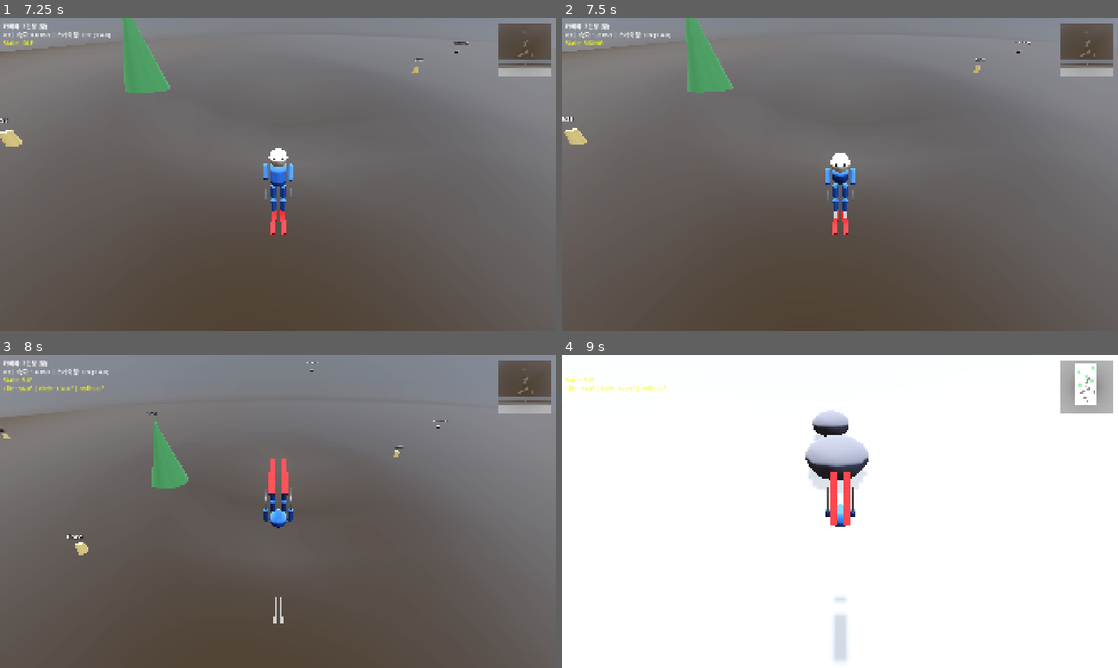
Above: before the commit, frames 1-4 (two rows, left to right).
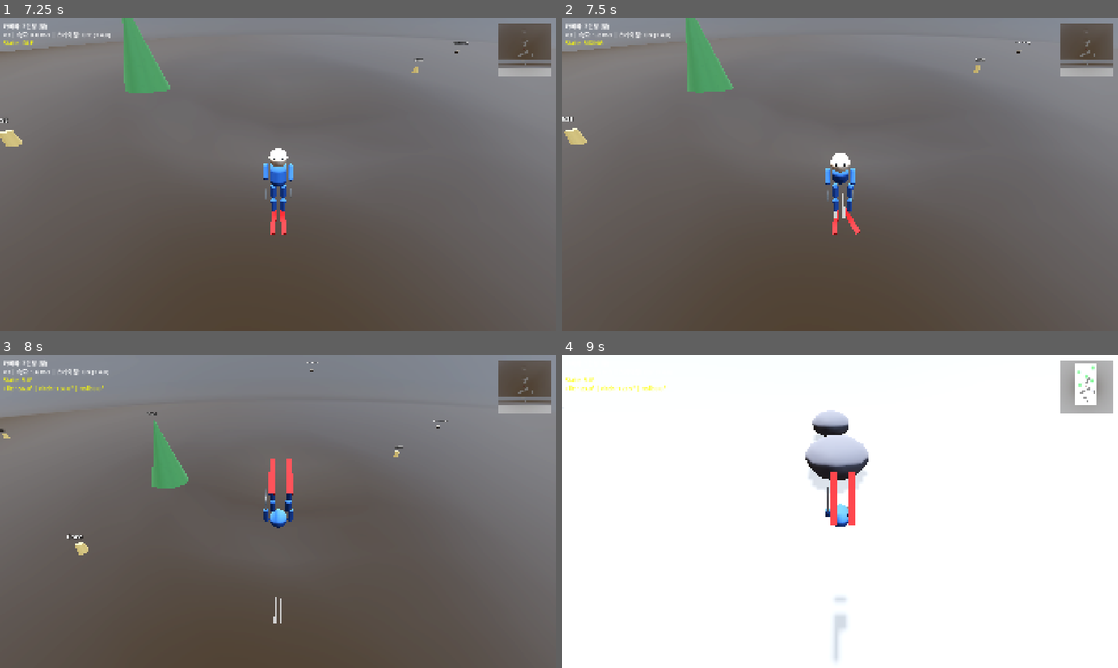
Above: after the commit, the same moments.

Repository: kimhanui/ski-boarder
Game: Godot game, scene res://scenes/ui/title_screen.tscn
Same seed, same stepped clock (60 frames per second), same inputs: the game is played once before the commit and once after it.
Inputs (mouse positions are in pixels of both pictures, inside the frame that each line leads up to):
- Up to frame 1 (7.25 s): click "게임 시작" at 0.5 s; move the mouse to (400, 158) at 1.27 s; hold D (move_right) 1.28-2 s; hold Shift (sprint) 1.28-2 s; click (400, 158) at 1.42 s; tap Space (jump) at 1.52, 4.52 s; drag from (166, 190) to (250, 237) at 2.02 s; move the mouse to (333, 105) at 2.77 s; hold D (move_right) 2.78-3.5 s; hold Tab (toggle_camera) 2.78-3.5 s; drag from (250, 237) to (111, 127) at 3.52 s; tap Enter at 4.25 s; move the mouse to (444, 221) at 4.27 s; hold A (move_left) 4.28-5 s; hold E 4.28-5 s; tap R (respawn) at 5 s; drag from (111, 127) to (194, 96) at 5.02 s; move the mouse to (305, 174) at 5.77 s; hold S (move_back) 5.78-6.5 s; hold Q 5.78-6.5 s; click (305, 174) at 5.92 s; drag from (194, 96) to (166, 190) at 6.52 s
- Up to frame 2 (7.5 s): move the mouse to (962, 158) at 7.27 s; hold W (move_forward) from 7.28 s (still down); hold H (toggle_body_visibility) from 7.28 s (still down)
- Up to frame 3 (8 s): keep holding W (move_forward); keep holding H (toggle_body_visibility); tap Space (jump) at 7.52 s
- Up to frame 4 (9 s): release W (move_forward) at 8 s; release H (toggle_body_visibility) at 8 s; drag from (728, 527) to (812, 574) at 8.02 s; move the mouse to (895, 442) at 8.77 s; hold S (move_back) from 8.78 s (still down); hold L (toggle_terrain) from 8.78 s (still down)

Frame 1 is identical in both runs. In frame 2, 0.3% of the frame differs, in the area x 50-54%, y 52-70%; in frame 3, 0.4%; in frame 4, 0.5%, in the area x 49-53%, y 37-98%.

Commit message:
Restore skating leg animation from V2 with alternating push motion
- Add _update_skating_animation() function for alternating leg push motion
- Add _reset_skating_stance() to smoothly reset legs/skis when exiting skating
- Call skating animation when speed < 4.0 m/s and moving forward
- Reset skating stance in braking, high-speed, and idle states
- Legs alternate pushing outward (0.15m -> 0.3m) with 1.5s cycle
- Skis rotate ±20° during push for realistic skating motion

This restores the skating animation that was present in V2 (commit e6ac73c)
but was not ported to V3 during the transition. The animation was missing
because only arm swing was implemented in V3, without the leg/ski motion.

🤖 Generated with [Claude Code](https://claude.com/claude-code)

Co-Authored-By: Claude <noreply@anthropic.com>

Diff:
--- a/scripts/player/player_v3.gd
+++ b/scripts/player/player_v3.gd
@@ -656,23 +656,27 @@
 		target_lean = -20.0
 		target_upper_lean = -10.0
 		target_leg_bend = -15.0  # Slight knee bend while braking
+		_reset_skating_stance(delta)  # 스케이팅 자세 리셋
 	elif is_moving_forward and current_speed < SKATING_SPEED_THRESHOLD:
 		# 스케이팅 (저속 + 전진)
 		target_lean = 0.0
 		target_upper_lean = -45.0
 		target_leg_bend = 0.0  # 다리 펼침 (스케이팅 자세)
 		_update_arm_swing(delta)  # 팔 푸시 애니메이션
+		_update_skating_animation(delta)  # 다리 교대 밀기 + 스키 회전
 	elif is_moving_forward:
 		# 일반 전진 (고속)
 		target_lean = 0.0
 		target_upper_lean = -45.0
 		target_leg_bend = -25.0  # Proper ski stance - knees bent
 		_update_arm_swing(delta)
+		_reset_skating_stance(delta)  # 스케이팅 자세 리셋
 	else:
 		# 유휴 (정지/활주)
 		target_lean = 0.0
 		target_upper_lean = -15.0
 		target_leg_bend = 0.0  # Straight legs when idle
+		_reset_skating_stance(delta)  # 스케이팅 자세 리셋
 
 	# Always update breathing
 	_update_breathing_cycle(delta)
@@ -1147,6 +1151,45 @@
 
 	var right_arm_angle = lerp(-30.0, -45.0, 1.0 - push_intensity)
 	right_arm.rotation_degrees.x = right_arm_angle
+
+
+## 스케이팅 애니메이션: 다리 교대로 밀기 + 스키 회전
+func _update_skating_animation(delta: float) -> void:
+	skating_phase += delta * 1.5
+	if skating_phase >= 1.0:
+		skating_phase = 0.0
+
+	var is_left_push = skating_phase < 0.5
+	var phase_in_cycle = fmod(skating_phase, 0.5) / 0.5
+	var push_intensity = sin(phase_in_cycle * PI)
+
+	if is_left_push:
+		# 왼쪽 다리 push
+		var left_offset = 0.15 + push_intensity * 0.15
+		var right_offset = 0.15
+		left_leg.position.x = -left_offset
+		right_leg.position.x = right_offset
+		left_ski.rotation_degrees.y = push_intensity * 20.0
+		right_ski.rotation_degrees.y = 0.0
+	else:
+		# 오른쪽 다리 push
+		var left_offset = 0.15
+		var right_offset = 0.15 + push_intensity * 0.15
+		left_leg.position.x = -left_offset
+		right_leg.position.x = right_offset
+		left_ski.rotation_degrees.y = 0.0
+		right_ski.rotation_degrees.y = -push_intensity * 20.0
+
+
+## 스케이팅 종료 시 다리/스키 자세를 부드럽게 리셋
+func _reset_skating_stance(delta: float) -> void:
+	# 다리를 평행 위치로 복귀
+	left_leg.position.x = lerp(left_leg.position.x, -0.15, ANIMATION_SPEED * delta)
+	right_leg.position.x = lerp(right_leg.position.x, 0.15, ANIMATION_SPEED * delta)
+
+	# 스키를 0° 회전 (평행)으로 복귀
+	left_ski.rotation_degrees.y = lerp(left_ski.rotation_degrees.y, 0.0, ANIMATION_SPEED * delta)
+	right_ski.rotation_degrees.y = lerp(right_ski.rotation_degrees.y, 0.0, ANIMATION_SPEED * delta)
 
 
 func _apply_weight_shift(turn_direction: float, delta: float) -> void:
